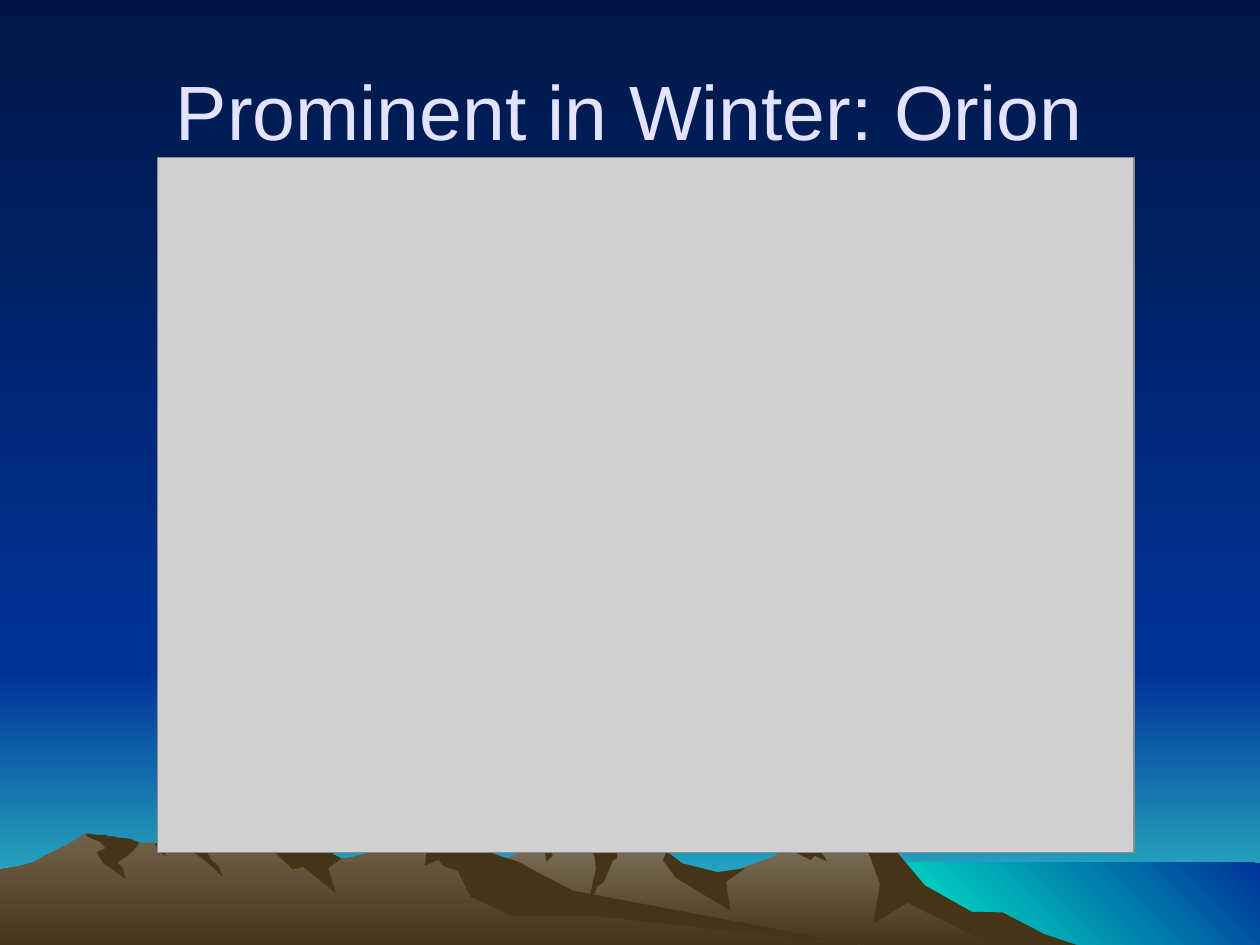
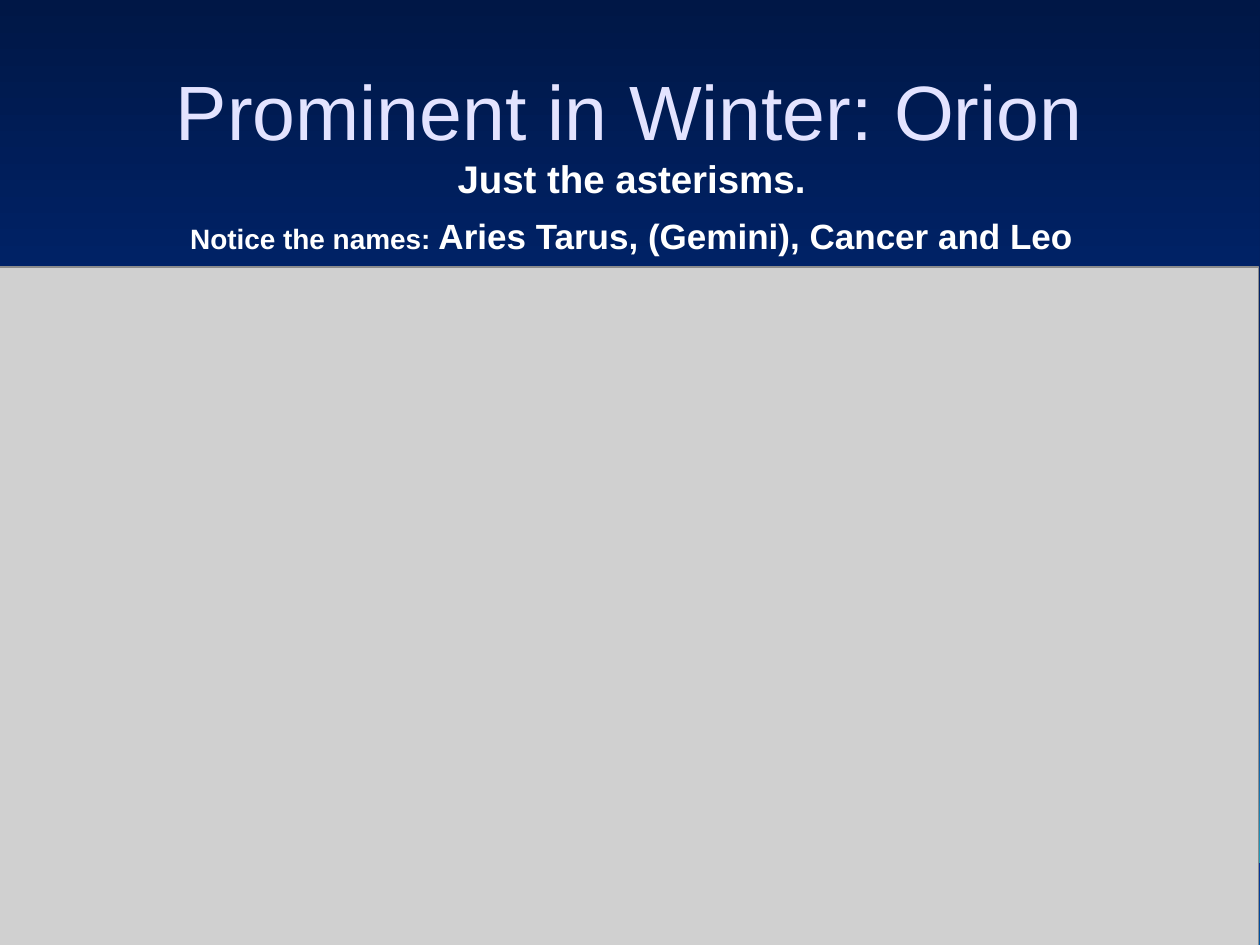
Before and after one commit to ForrestErickson/Asterisms_and_Constelations, a slide deck: slide 14 of Asterisms_and_Constelations.ppt (slide 12 before the commit). Drawn at 1260x945 pixels with LibreOffice and Linux fonts; fonts in the diff are those of the drawing; grey boxes stand for pictures. Boxes give left, top, right and bottom in pixels: in the first picture for what was removed or moved away, otherwise in the second. Text is boxed around its words. In the diff, an @@ line names an element or a change of style, - is before the commit and + after.

Commit message:
Update for 2025, Summer and Winter asterisms.

```diff
--- a/Asterisms_and_Constelations.ppt
+++ b/Asterisms_and_Constelations.ppt
@@ text added at [190, 165, 1072, 256], 20 pt, text #FFFFFF, bold @@
+Just the asterisms.
+Notice the names: Aries Tarus, (Gemini), Cancer and Leo
@@ picture: place and size @@
-picture at [158, 158, 1134, 853]
+picture at [0, 267, 1259, 945]
@@ freeform shape at [0, 829, 869, 945]: outline redrawn @@
@@ group removed at [87, 830, 869, 945]: 5 freeform shapes @@
@@ group removed at [325, 829, 1081, 945]: 6 freeform shapes @@
```
Also in this commit, not shown: 13 other slides changed, 2 slides added, 2 slides removed.
